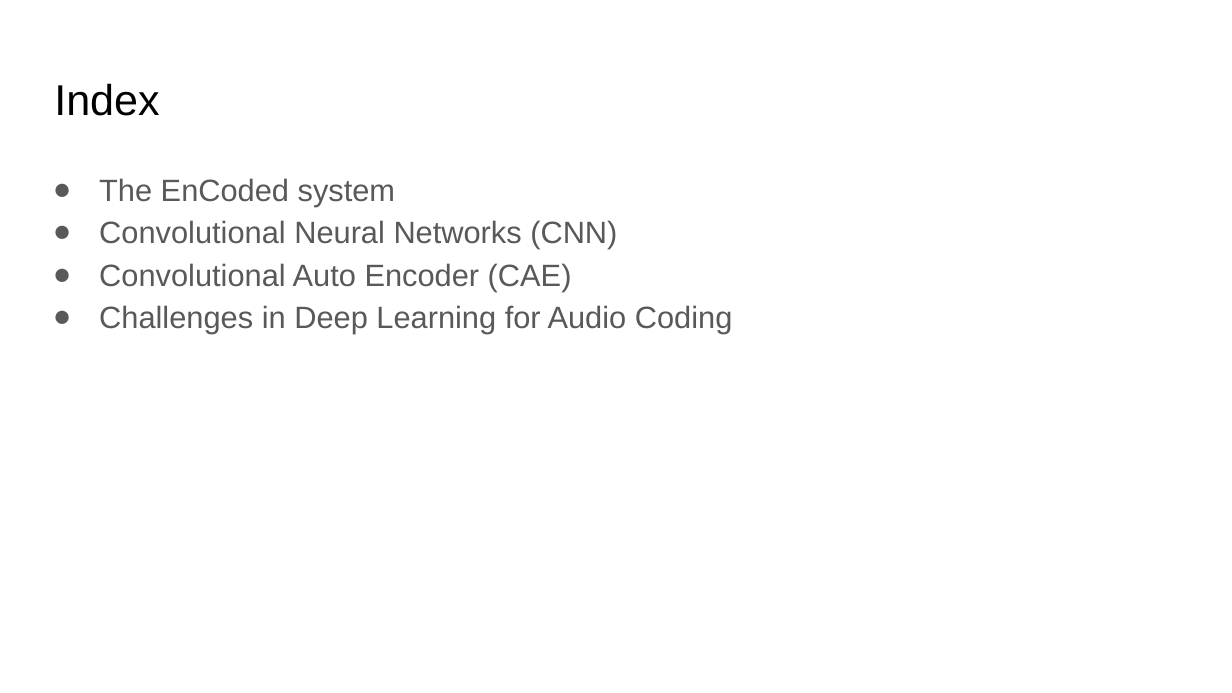
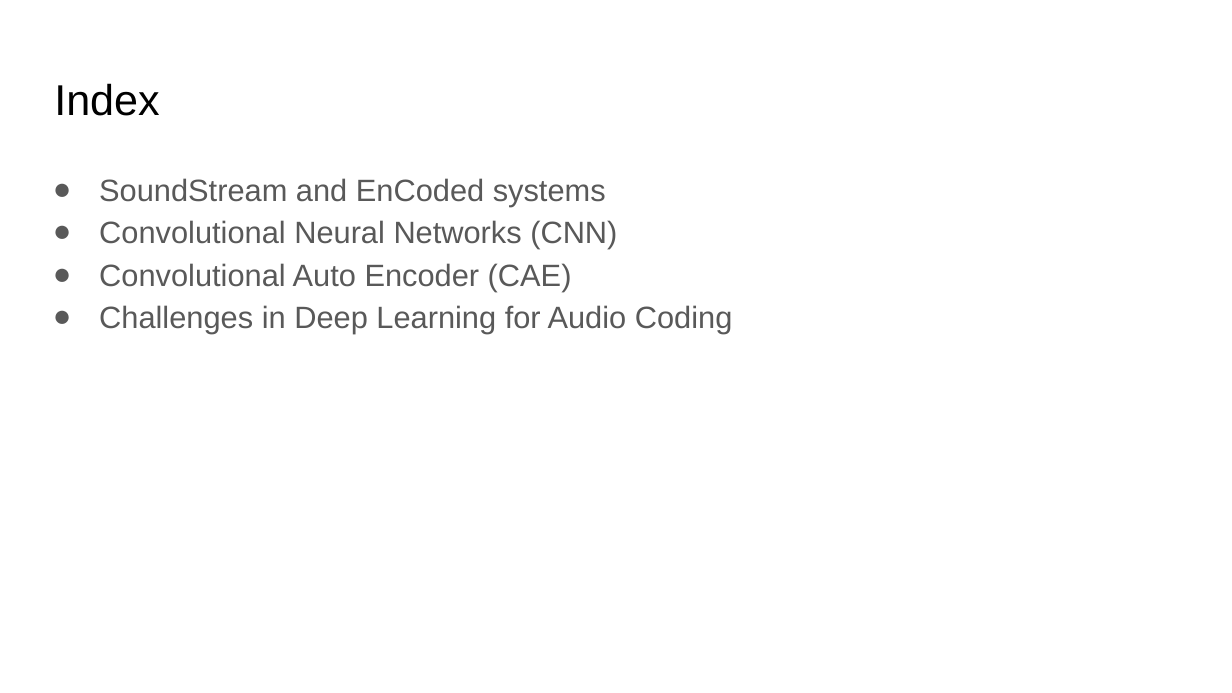
Before and after one commit to xserra/audio-coding-materials, a slide deck: slide 2 of lectures/6. Neural audio compression.pptx. Drawn at 1232x693 pixels with LibreOffice and Linux fonts; fonts in the diff are those of the drawing. Boxes give left, top, right and bottom in pixels: in the first picture for what was removed or moved away, otherwise in the second. Text is boxed around its words. In the diff, an @@ line names an element or a change of style, - is before the commit and + after.

Commit message:
added slide

```diff
--- a/lectures/6. Neural audio compression.pptx
+++ b/lectures/6. Neural audio compression.pptx
@@ text at [99, 178, 606, 206]: text changed @@
-● The EnCoded system
+● SoundStream and EnCoded systems
```
Also in this commit, not shown: 1 slide added.
